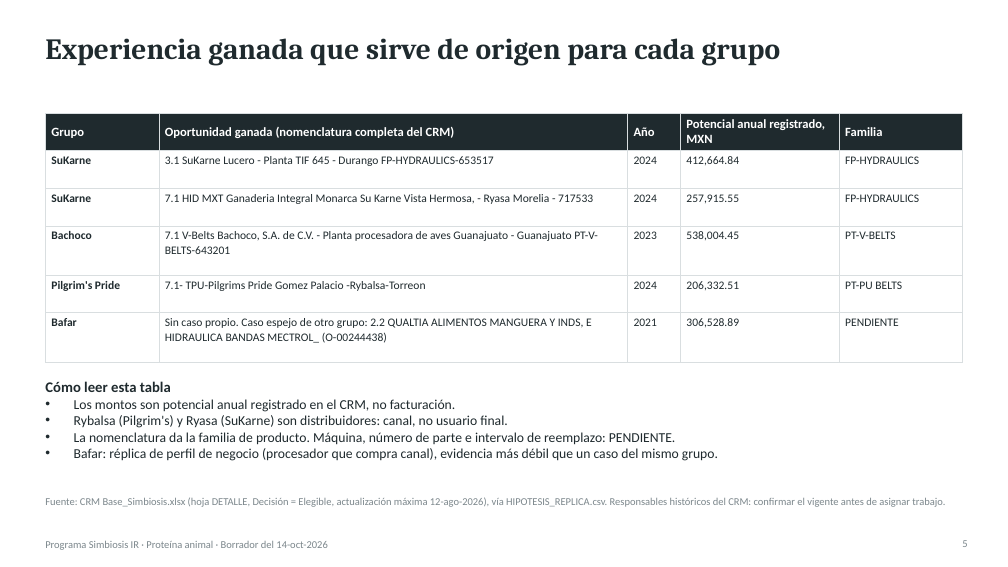
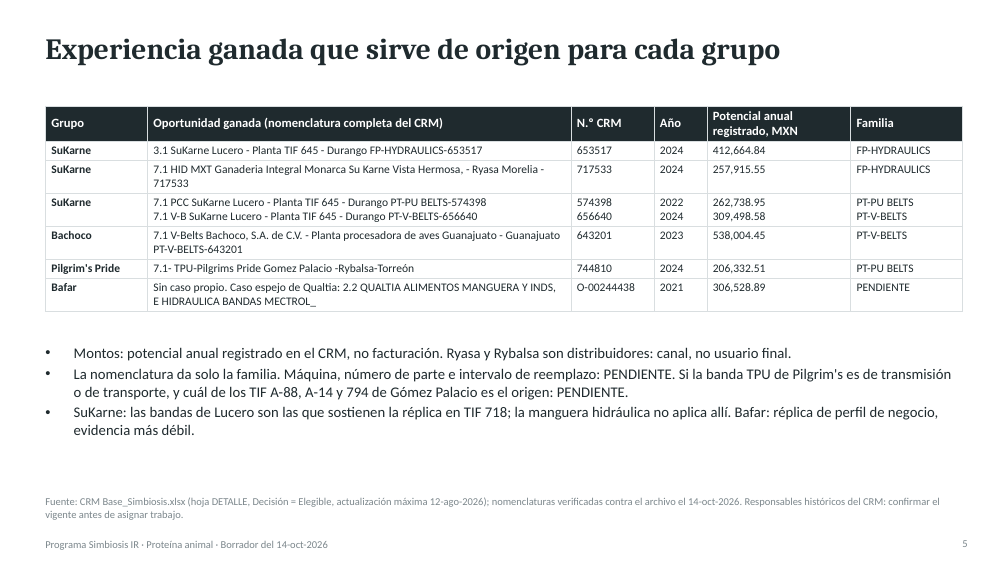
Before and after one commit to Marckqalex/Simbiosis-IR, a slide deck: slide 5 of entregables/Simbiosis_IR_Proteina_Animal_Entregable1.pptx. Drawn at 1008x567 pixels with LibreOffice and Linux fonts; fonts in the diff are those of the drawing. Boxes give left, top, right and bottom in pixels: in the first picture for what was removed or moved away, otherwise in the second. Text is boxed around its words. In the diff, an @@ line names an element or a change of style, - is before the commit and + after.

```diff
--- a/entregables/Simbiosis_IR_Proteina_Animal_Entregable1.pptx
+++ b/entregables/Simbiosis_IR_Proteina_Animal_Entregable1.pptx
@@ table at box(45, 106, 963, 311) @@
-Grupo | Oportunidad ganada (nomenclatura completa del CRM) | Año | Potencial anual registrado, MXN | Familia
-SuKarne | 3.1 SuKarne Lucero - Planta TIF 645 - Durango FP-HYDRAULICS-653517 | 2024 | 412,664.84 | FP-HYDRAULICS
-SuKarne | 7.1 HID MXT Ganaderia Integral Monarca Su Karne Vista Hermosa, - Ryasa Morelia - 717533 | 2024 | 257,915.55 | FP-HYDRAULICS
-Bachoco | 7.1 V-Belts Bachoco, S.A. de C.V. - Planta procesadora de aves Guanajuato - Guanajuato PT-V-BELTS-643201 | 2023 | 538,004.45 | PT-V-BELTS
-Pilgrim's Pride | 7.1- TPU-Pilgrims Pride Gomez Palacio -Rybalsa-Torreon | 2024 | 206,332.51 | PT-PU BELTS
-Bafar | Sin caso propio. Caso espejo de otro grupo: 2.2 QUALTIA ALIMENTOS MANGUERA Y INDS, E HIDRAULICA BANDAS MECTROL_ (O-00244438) | 2021 | 306,528.89 | PENDIENTE
+Grupo | Oportunidad ganada (nomenclatura completa del CRM) | N.º CRM | Año | Potencial anual registrado, MXN | Familia
+SuKarne | 3.1 SuKarne Lucero - Planta TIF 645 - Durango FP-HYDRAULICS-653517 | 653517 | 2024 | 412,664.84 | FP-HYDRAULICS
+SuKarne | 7.1 HID MXT Ganaderia Integral Monarca Su Karne Vista Hermosa, - Ryasa Morelia - 717533 | 717533 | 2024 | 257,915.55 | FP-HYDRAULICS
+SuKarne | 7.1 PCC SuKarne Lucero - Planta TIF 645 - Durango PT-PU BELTS-574398 / 7.1 V-B SuKarne Lucero - Planta TIF 645 - Durango PT-V-BELTS-656640 | 574398 / 656640 | 2022 / 2024 | 262,738.95 / 309,498.58 | PT-PU BELTS / PT-V-BELTS
+Bachoco | 7.1 V-Belts Bachoco, S.A. de C.V. - Planta procesadora de aves Guanajuato - Guanajuato PT-V-BELTS-643201 | 643201 | 2023 | 538,004.45 | PT-V-BELTS
+Pilgrim's Pride | 7.1- TPU-Pilgrims Pride Gomez Palacio -Rybalsa-Torreón | 744810 | 2024 | 206,332.51 | PT-PU BELTS
+Bafar | Sin caso propio. Caso espejo de Qualtia: 2.2 QUALTIA ALIMENTOS MANGUERA Y INDS, E HIDRAULICA BANDAS MECTROL_ | O-00244438 | 2021 | 306,528.89 | PENDIENTE
@@ table: place and size @@
-table at box(45, 113, 963, 347)
+table at box(45, 106, 963, 311)
@@ text at box(74, 347, 951, 435): text changed; size 13 to 14 pt @@
-Cómo leer esta tabla
-• Los montos son potencial anual registrado en el CRM, no facturación.
-• Rybalsa (Pilgrim's) y Ryasa (SuKarne) son distribuidores: canal, no usuario final.
-• La nomenclatura da la familia de producto. Máquina, número de parte e intervalo de reemplazo: PENDIENTE.
-• Bafar: réplica de perfil de negocio (procesador que compra canal), evidencia más débil que un caso del mismo grupo.
+• Montos: potencial anual registrado en el CRM, no facturación. Ryasa y Rybalsa son distribuidores: canal, no usuario final.
+• La nomenclatura da solo la familia. Máquina, número de parte e intervalo de reemplazo: PENDIENTE. Si la banda TPU de Pilgrim's es de transmisión o de transporte, y cuál de los TIF A-88, A-14 y 794 de Gómez Palacio es el origen: PENDIENTE.
+• SuKarne: las bandas de Lucero son las que sostienen la réplica en TIF 718; la manguera hidráulica no aplica allí. Bafar: réplica de perfil de negocio, evidencia más débil.
@@ text at box(45, 497, 940, 520): text changed @@
-Fuente: CRM Base_Simbiosis.xlsx (hoja DETALLE, Decisión = Elegible, actualización máxima 12-ago-2026), vía HIPOTESIS_REPLICA.csv. Responsables históricos del CRM: confirmar el vigente antes de asignar trabajo.
+Fuente: CRM Base_Simbiosis.xlsx (hoja DETALLE, Decisión = Elegible, actualización máxima 12-ago-2026); nomenclaturas verificadas contra el archivo el 14-oct-2026. Responsables históricos del CRM: confirmar el vigente antes de asignar trabajo.
```
Also in this commit, not shown: 7 other slides changed, 1 slide added, 2 other files.
